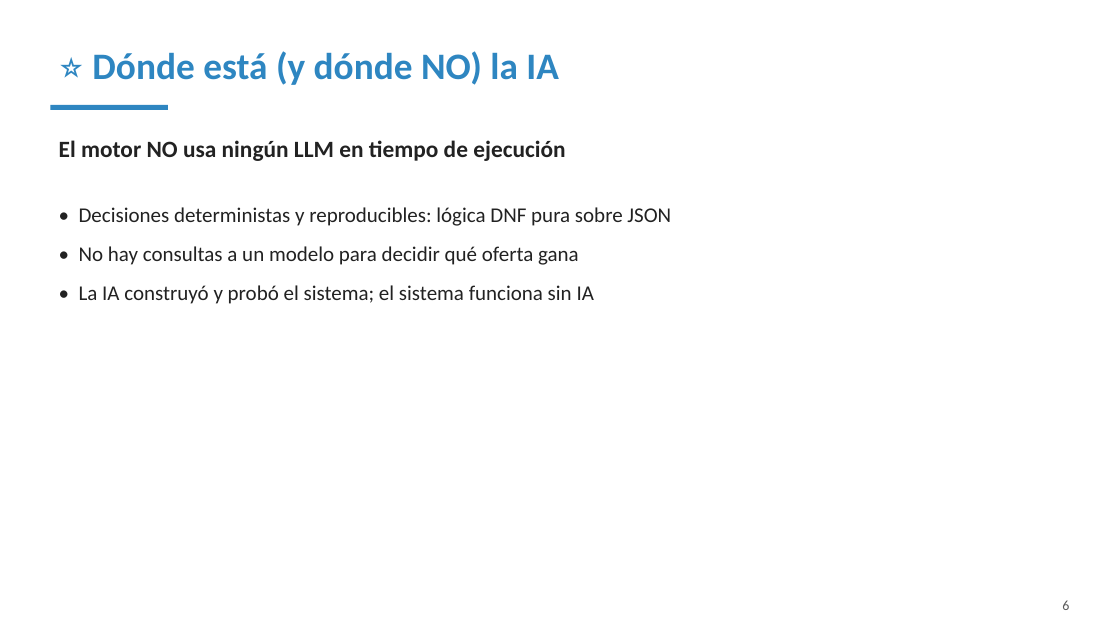
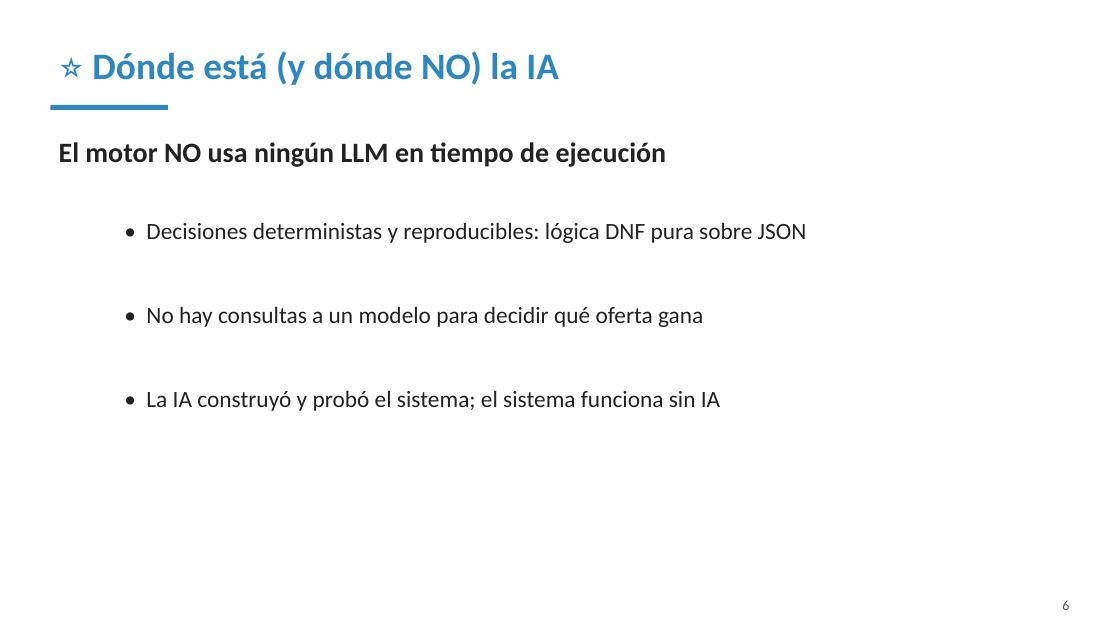
Before and after one commit to jbroceno/rule_engine, a slide deck: slide 6 of doc/PRESENTACION-SLIDES.pptx. Drawn at 1120x630 pixels with LibreOffice and Linux fonts; fonts in the diff are those of the drawing. Boxes give left, top, right and bottom in pixels: in the first picture for what was removed or moved away, otherwise in the second. Text is boxed around its words. In the diff, an @@ line names an element or a change of style, - is before the commit and + after.

```diff
--- a/doc/PRESENTACION-SLIDES.pptx
+++ b/doc/PRESENTACION-SLIDES.pptx
@@ text "El motor NO usa ningún ..." at bbox=[59, 142, 667, 167]: size 20 to 24 pt @@
@@ text "• Decisiones deterministas y reproducibles: ...": place and size @@
-text "• Decisiones deterministas y reproducibles: ..." at bbox=[79, 207, 671, 304]
+text "• Decisiones deterministas y reproducibles: ..." at bbox=[146, 222, 807, 411]
@@ text "• Decisiones deterministas y reproducibles: ..." at bbox=[146, 222, 807, 411]: size 18 to 20 pt @@
```
Also in this commit, not shown: 14 other slides changed, 1 slide added, 1 other file.
